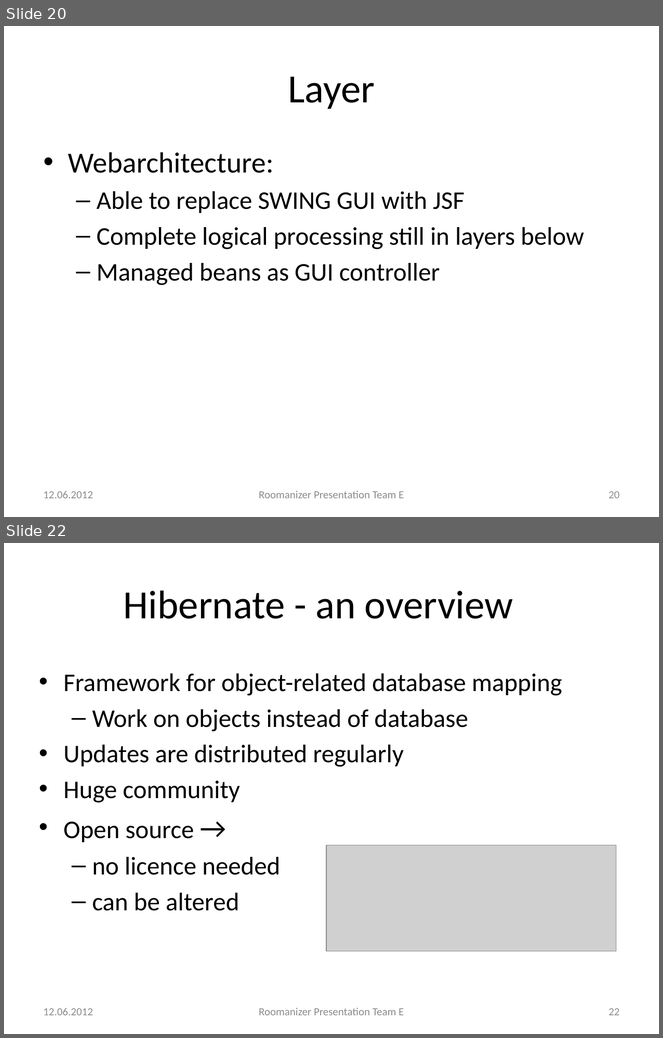
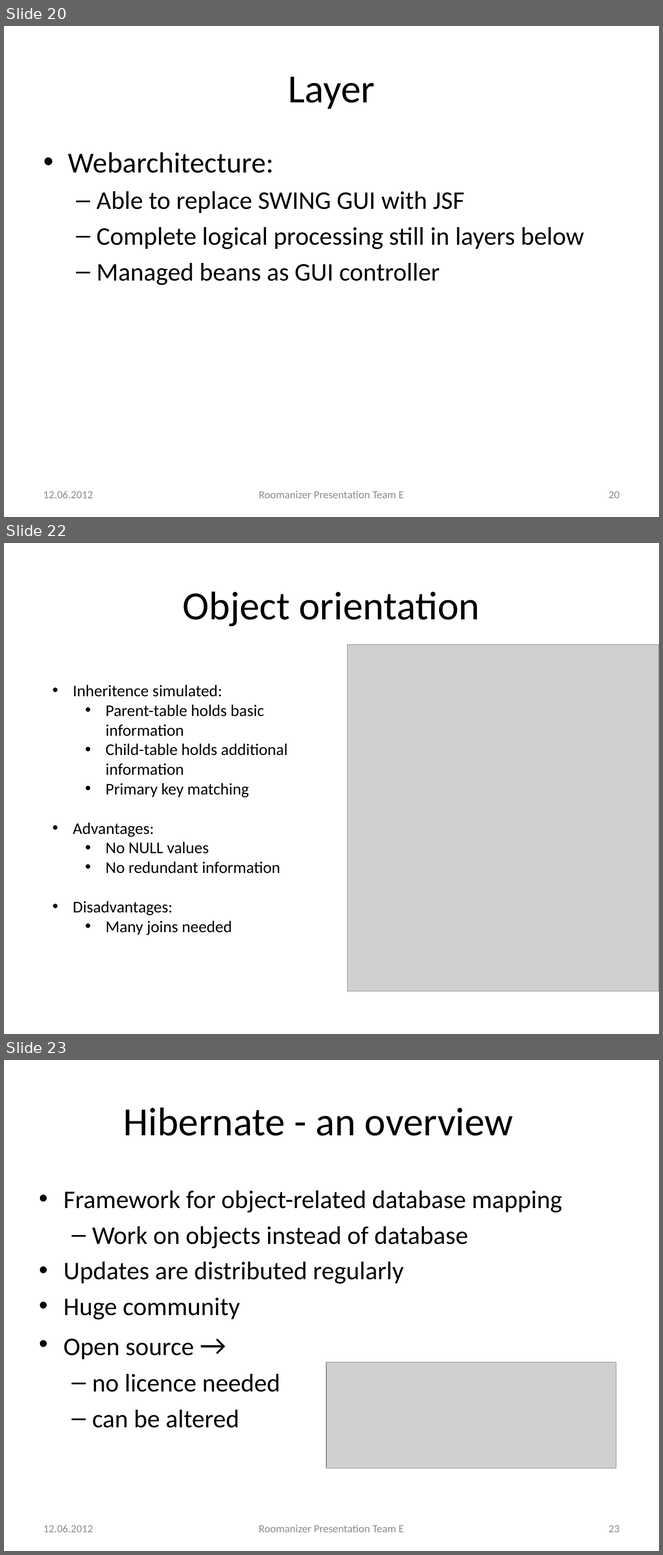
Before and after one commit to markusmo/HotelSoftware, a slide deck: Documentation/Praesentation/PresentationRoomanizer.pptx. Shown one above the other, each under a label of ours: slides 20 and 22 before the commit, slides 20, 22 and 23 after it; the slides between them are not shown. The pictures are 663x1038 and 663x1555 pixels, drawn with LibreOffice and Linux fonts; fonts in the diff are those of the drawing; grey boxes stand for pictures. Boxes give left, top, right and bottom in pixels: in the first picture for what was removed or moved away, otherwise in the second. Text is boxed around its words. In the diff, an @@ line names an element or a change of style, - is before the commit and + after.

```diff
--- a/Documentation/Praesentation/PresentationRoomanizer.pptx
+++ b/Documentation/Praesentation/PresentationRoomanizer.pptx
@@ slide 22 added at bbox=[4, 543, 659, 1034], background #FFFFFF @@
@@ title added at bbox=[183, 591, 480, 627], 44 pt, text #000000 @@
+Object orientation
@@ picture added at bbox=[347, 644, 659, 992] @@
@@ text added at bbox=[73, 685, 287, 936], 18 pt, text #000000 @@
+• Inheritence simulated:
+  • Parent-table holds basic information
+  • Child-table holds additional information
+  • Primary key matching
+• Advantages:
+  • No NULL values
+  • No redundant information
+• Disadvantages:
+  • Many joins needed
@@ what was slide 22 is now slide 23 @@
@@ page number at bbox=[609, 1525, 620, 1533]: text changed @@
-22
+23
```
Also in this commit, not shown: 1 other slide added, 1 slide removed.
